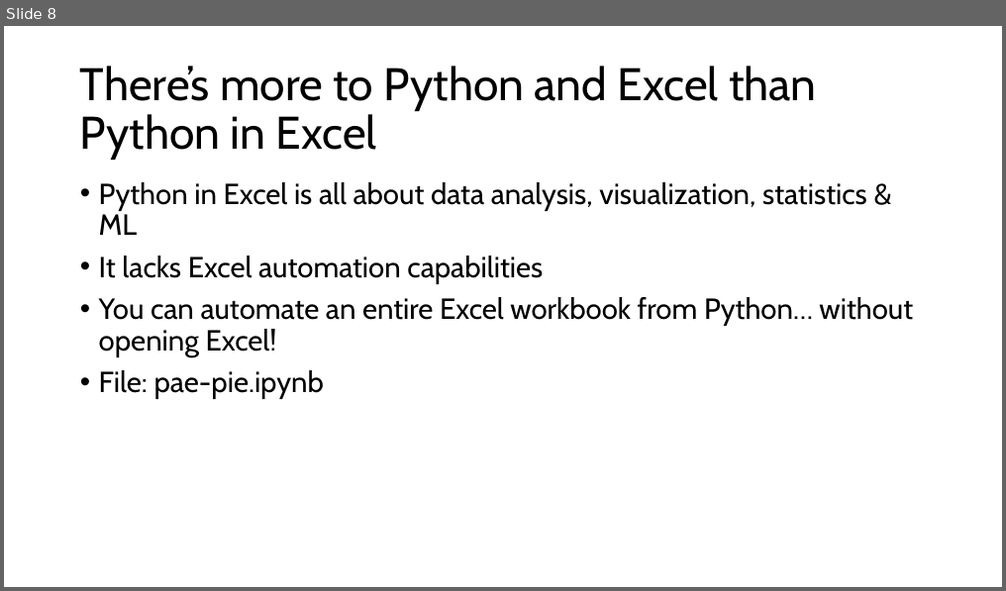
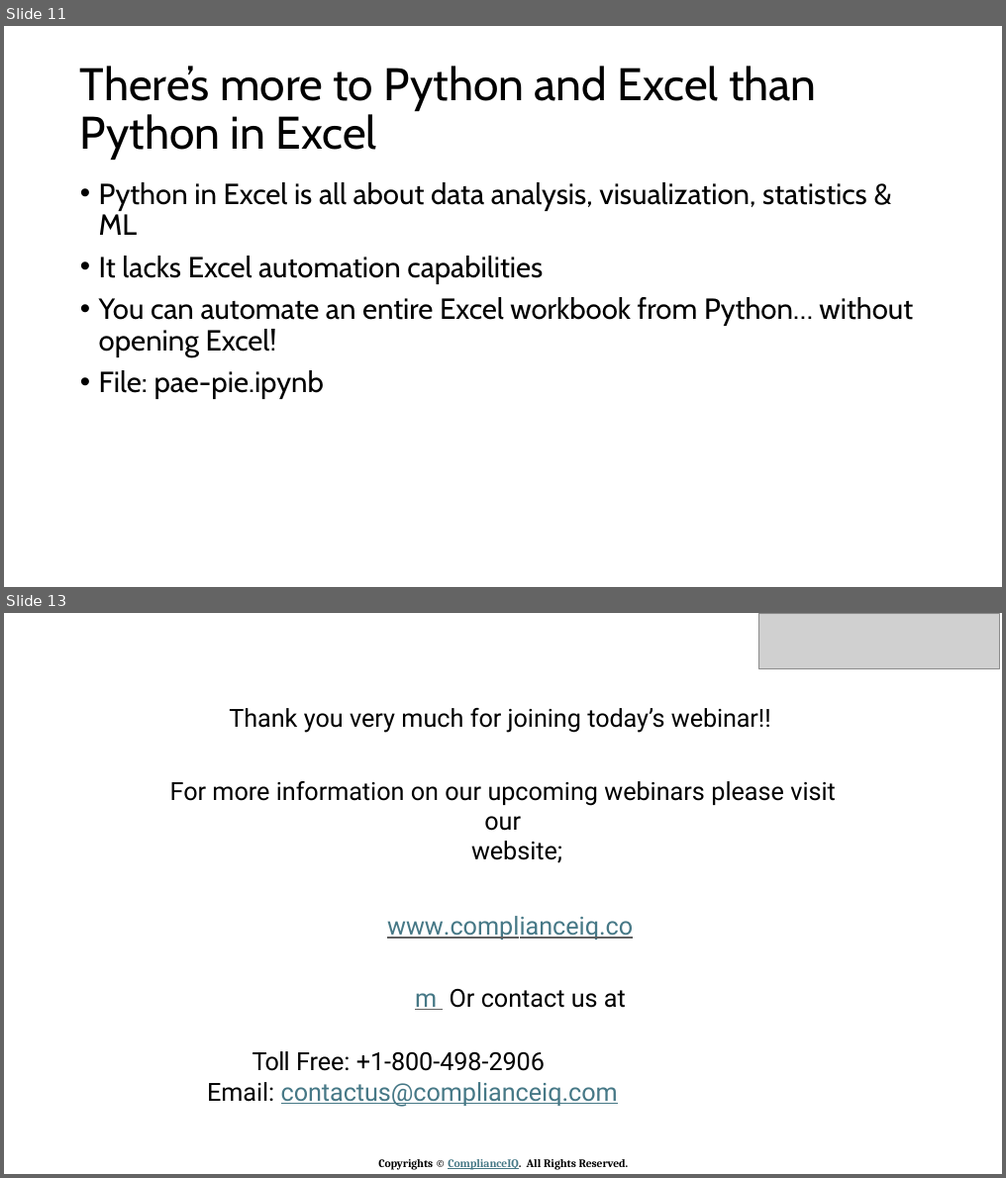
Before and after one commit to stringfestdata/complianceiq-into-python-for-excel, a slide deck: Introduction to Python in Excel.pptx. Shown one above the other, each under a label of ours: slide 8 before the commit, slides 11 and 13 after it; the slides between them are not shown. The pictures are 1006x591 and 1006x1178 pixels, drawn with LibreOffice and Linux fonts; fonts in the diff are those of the drawing; grey boxes stand for pictures. Boxes give left, top, right and bottom in pixels: in the first picture for what was removed or moved away, otherwise in the second. Text is boxed around its words. In the diff, an @@ line names an element or a change of style, - is before the commit and + after.

```diff
--- a/Introduction to Python in Excel.pptx
+++ b/Introduction to Python in Excel.pptx
@@ slide 13 added at box(4, 613, 1002, 1174), background #FFFFFF @@
@@ picture added at box(758, 613, 1000, 669) @@
@@ title added at box(229, 708, 771, 733), 24 pt, text #000000 @@
+Thank you very much for joining today’s webinar!!
@@ text added at box(170, 781, 835, 1107), 24 pt, text #000000 @@
+For more information on our upcoming webinars please visit our
+website;
+www.complianceiq.com Or contact us at
+Toll Free: +1-800-498-2906
+Email: contactus@complianceiq.com
@@ text added at box(378, 1159, 629, 1170), 11 pt, text #000000, bold @@
+Copyrights © ComplianceIQ. All Rights Reserved.
@@ what was slide 8 is now slide 11 @@
```
Also in this commit, not shown: 4 other slides added, 2 slides removed.
